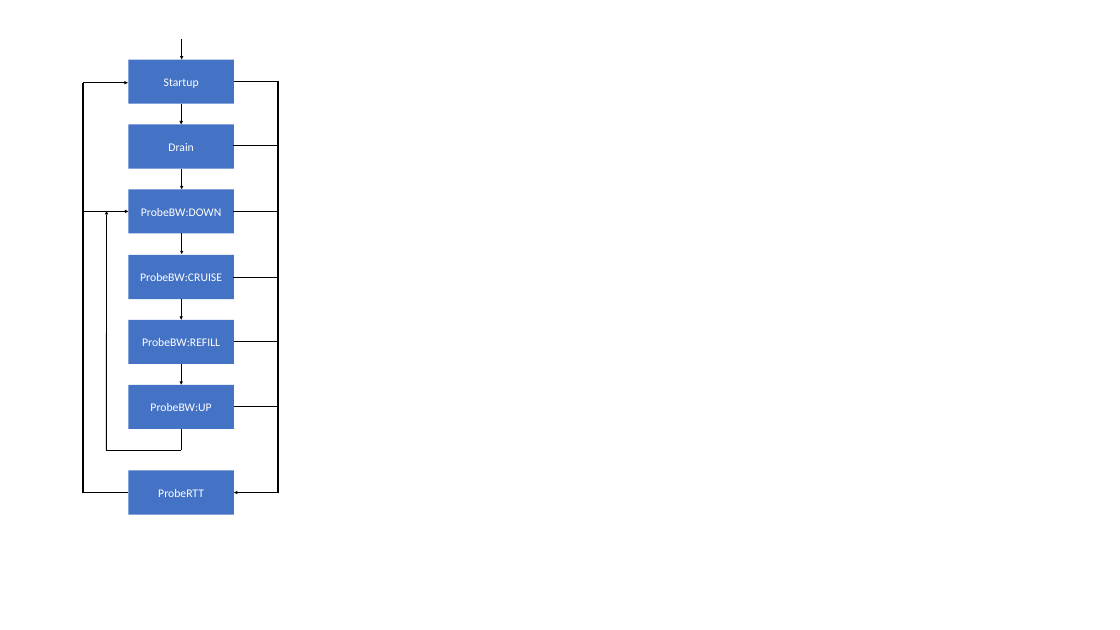
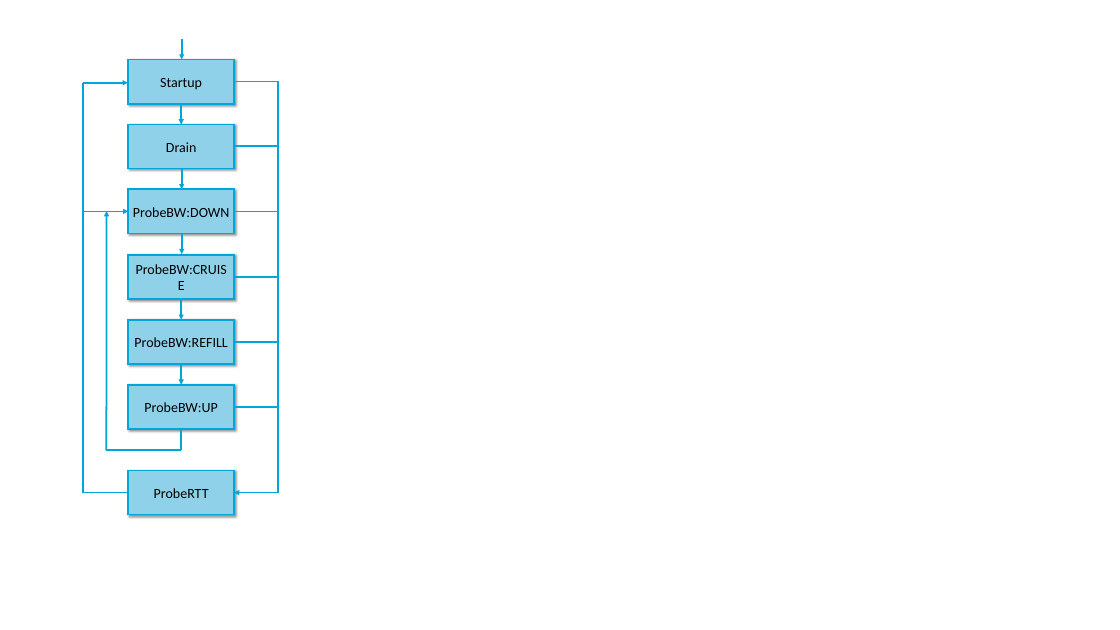
Before and after one commit to SystemsApproach/tcpcc, a slide deck: slide 7 of figures/Figure-sources.pptx. Drawn at 1120x630 pixels with LibreOffice and Linux fonts; fonts in the diff are those of the drawing. Boxes give left, top, right and bottom in pixels: in the first picture for what was removed or moved away, otherwise in the second. Text is boxed around its words. In the diff, an @@ line names an element or a change of style, - is before the commit and + after.

```diff
--- a/figures/Figure-sources.pptx
+++ b/figures/Figure-sources.pptx
@@ arrow (182, 39) - (182, 60): stroke #000000 1.5 pt to #00A6DA 3 pt @@
@@ arrow (83, 83) - (128, 83): stroke #000000 1.5 pt to #00A6DA 3 pt @@
@@ line (83, 83) - (83, 493): stroke #000000 2.25 pt to #00A6DA 3 pt @@
@@ line (279, 81) - (234, 81): stroke #000000 1.5 pt to #00A6DA 3 pt @@
@@ line (278, 82) - (278, 493): stroke #000000 2.25 pt to #00A6DA 3 pt @@
@@ arrow (181, 104) - (181, 124): stroke #000000 1.5 pt to #00A6DA 3 pt @@
@@ size 20 to 24 pt, text colour #FFFFFF to #000000; fill #4472C4 to #8FD1E9; outline none to #00A6DA 3 pt; shadow on in 7 elements at box(129, 60, 234, 104), box(129, 470, 234, 514), box(129, 385, 234, 429), box(129, 320, 234, 364), box(129, 255, 234, 299), box(129, 189, 234, 233), box(129, 124, 234, 168) @@
@@ line (278, 146) - (233, 146): stroke #000000 1.5 pt to #00A6DA 3 pt @@
@@ arrow (182, 168) - (182, 189): stroke #000000 1.5 pt to #00A6DA 3 pt @@
@@ arrow (84, 211) - (129, 211): stroke #000000 1.5 pt to #00A6DA 3 pt @@
@@ arrow (106, 450) - (107, 211): stroke #000000 1.5 pt to #00A6DA 3 pt @@
@@ arrow (182, 233) - (182, 254): stroke #000000 1.5 pt to #00A6DA 3 pt @@
@@ line (278, 211) - (233, 211): stroke #000000 1.5 pt to #00A6DA 3 pt @@
@@ arrow (181, 299) - (181, 320): stroke #000000 1.5 pt to #00A6DA 3 pt @@
@@ line (278, 277) - (233, 277): stroke #000000 1.5 pt to #00A6DA 3 pt @@
@@ line (279, 342) - (234, 342): stroke #000000 1.5 pt to #00A6DA 3 pt @@
@@ arrow (181, 364) - (181, 385): stroke #000000 1.5 pt to #00A6DA 3 pt @@
@@ line (279, 407) - (234, 407): stroke #000000 1.5 pt to #00A6DA 3 pt @@
@@ line (181, 429) - (181, 450): stroke #000000 1.5 pt to #00A6DA 3 pt @@
@@ line (181, 450) - (106, 450): stroke #000000 1.5 pt to #00A6DA 3 pt @@
@@ line (83, 493) - (128, 493): stroke #000000 1.5 pt to #00A6DA 3 pt @@
@@ arrow (279, 493) - (234, 493): stroke #000000 1.5 pt to #00A6DA 3 pt @@
```
Also in this commit, not shown: 5 other slides changed, 3 slides added, 16 other files.
